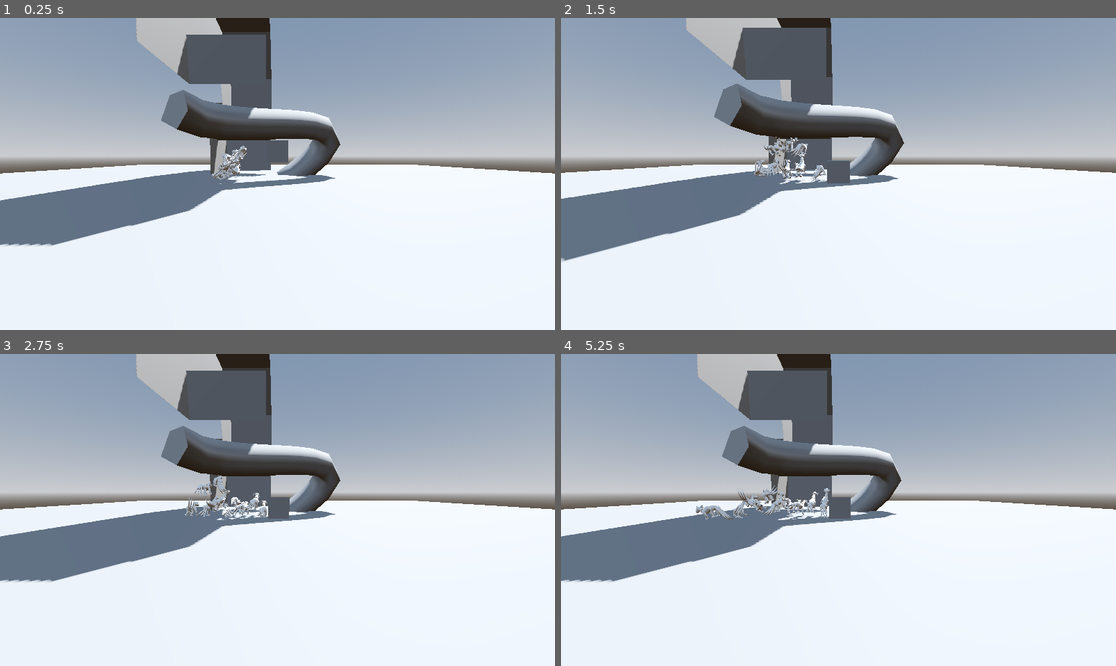
Above: before the commit, frames 1-4 (two rows, left to right).
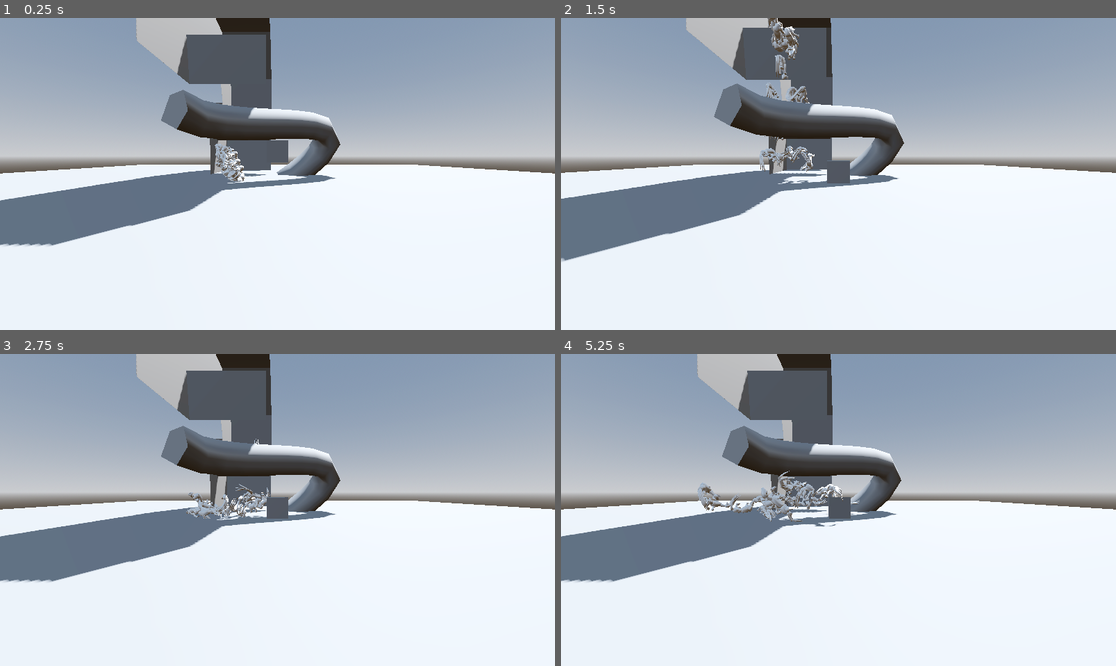
Above: after the commit, the same moments.

Repository: CE-Studio/floppingfluffs
Game: Godot game, scene res://node_3d.tscn
Two runs of this game, one before a commit and one after it. Both use one fixed random seed, a clock stepped at 60 frames per second and the inputs below.
Inputs (mouse positions are in pixels of both pictures, inside the frame that each line leads up to):
- Up to frame 1 (0.25 s): no input
- Up to frame 2 (1.5 s): move the mouse to (960, 158) at 0.52 s; click (960, 158) at 0.6 s; move the mouse to (727, 189) at 1.27 s; tap Mouse wheel up (zoom_in) at 1.35 s; click (727, 189) at 1.42 s
- Up to frame 3 (2.75 s): move the mouse to (333, 441) at 2.02 s; tap Mouse wheel down (zoom_out) at 2.1 s; click (333, 441) at 2.17 s
- Up to frame 4 (5.25 s): move the mouse to (810, 572) at 2.77 s; click (810, 572) at 2.85 s; move the mouse to (1005, 556) at 3.52 s; tap Mouse wheel up (zoom_in) at 3.6 s; click (1005, 556) at 3.67 s; move the mouse to (672, 463) at 4.27 s; tap Mouse wheel down (zoom_out) at 4.35 s; click (672, 463) at 4.42 s; move the mouse to (866, 510) at 5.02 s; click (866, 510) at 5.1 s

The runs differ from the first frame. In frame 1, 0.4% of the frame differs, in the area x 38-45%, y 40-54%; in frame 2, 1.4%; in frame 3, 0.9%; in frame 4, 1.6%, in the area x 24-54%, y 37-56%.

Commit message:
a

Diff:
--- a/node_3d.tscn
+++ b/node_3d.tscn
@@ -1,10 +1,9 @@
-[gd_scene load_steps=10 format=3 uid="uid://bnrn1swk3ml1e"]
+[gd_scene load_steps=9 format=3 uid="uid://bnrn1swk3ml1e"]
 
 [ext_resource type="PackedScene" uid="uid://db3jswprqpd1k" path="res://player_camera.tscn" id="1_a202f"]
 [ext_resource type="PackedScene" uid="uid://btaghitysnvmv" path="res://rigid_body_3d.tscn" id="2_noarx"]
 [ext_resource type="PackedScene" uid="uid://bsb008osxuluk" path="res://pipe.tscn" id="3_a0tk4"]
 [ext_resource type="PackedScene" uid="uid://y7pjq5topdi8" path="res://parts/kerf.tscn" id="4_r3fl7"]
-[ext_resource type="PackedScene" uid="uid://dgacr0smtpm3t" path="res://models/kerfhead.tscn" id="5_jka67"]
 
 [sub_resource type="ProceduralSkyMaterial" id="ProceduralSkyMaterial_a202f"]
 sky_horizon_color = Color(0.662243, 0.671743, 0.686743, 1)
@@ -97,5 +96,32 @@
 [node name="Kerf10" parent="." instance=ExtResource("4_r3fl7")]
 transform = Transform3D(1, 0, 0, 0, 1, 0, 0, 0, 1, -2.41023, 1.34883, -0.338776)
 
-[node name="kerfhead" parent="." instance=ExtResource("5_jka67")]
-transform = Transform3D(1, 0, 0, 0, 1, 0, 0, 0, 1, -2.35376, 1.0304, -1.91595)
+[node name="Kerf11" parent="." instance=ExtResource("4_r3fl7")]
+transform = Transform3D(1, 0, 0, 0, 1, 0, 0, 0, 1, -2.41023, 1.34883, -0.338776)
+
+[node name="Kerf12" parent="." instance=ExtResource("4_r3fl7")]
+transform = Transform3D(1, 0, 0, 0, 1, 0, 0, 0, 1, -2.41023, 1.34883, -0.338776)
+
+[node name="Kerf13" parent="." instance=ExtResource("4_r3fl7")]
+transform = Transform3D(1, 0, 0, 0, 1, 0, 0, 0, 1, -2.41023, 1.34883, -0.338776)
+
+[node name="Kerf14" parent="." instance=ExtResource("4_r3fl7")]
+transform = Transform3D(1, 0, 0, 0, 1, 0, 0, 0, 1, -2.41023, 1.34883, -0.338776)
+
+[node name="Kerf15" parent="." instance=ExtResource("4_r3fl7")]
+transform = Transform3D(1, 0, 0, 0, 1, 0, 0, 0, 1, -2.41023, 1.34883, -0.338776)
+
+[node name="Kerf16" parent="." instance=ExtResource("4_r3fl7")]
+transform = Transform3D(1, 0, 0, 0, 1, 0, 0, 0, 1, -2.41023, 1.34883, -0.338776)
+
+[node name="Kerf17" parent="." instance=ExtResource("4_r3fl7")]
+transform = Transform3D(1, 0, 0, 0, 1, 0, 0, 0, 1, -2.41023, 1.34883, -0.338776)
+
+[node name="Kerf18" parent="." instance=ExtResource("4_r3fl7")]
+transform = Transform3D(1, 0, 0, 0, 1, 0, 0, 0, 1, -2.41023, 1.34883, -0.338776)
+
+[node name="Kerf19" parent="." instance=ExtResource("4_r3fl7")]
+transform = Transform3D(1, 0, 0, 0, 1, 0, 0, 0, 1, -2.41023, 1.34883, -0.338776)
+
+[node name="Kerf20" parent="." instance=ExtResource("4_r3fl7")]
+transform = Transform3D(1, 0, 0, 0, 1, 0, 0, 0, 1, -2.41023, 1.34883, -0.338776)
--- a/parts/kerf.tscn
+++ b/parts/kerf.tscn
@@ -1,12 +1,29 @@
-[gd_scene load_steps=6 format=3 uid="uid://y7pjq5topdi8"]
+[gd_scene load_steps=13 format=3 uid="uid://y7pjq5topdi8"]
 
 [ext_resource type="Script" uid="uid://dr5qpgp623vtn" path="res://parts/kerfzel.gd" id="1_j8y7j"]
 [ext_resource type="PackedScene" uid="uid://ta0q78l0u8yn" path="res://models/kerfbody.tscn" id="2_yvu7o"]
 [ext_resource type="PackedScene" uid="uid://bgsmpeum0ua8l" path="res://models/kerfpelvis.tscn" id="3_yvu7o"]
 [ext_resource type="Script" uid="uid://dlh823jfvksyx" path="res://parts/ray_cast_3d.gd" id="4_gf8oa"]
+[ext_resource type="AudioStream" uid="uid://b0iqqtsmtp3n" path="res://sound/kerfspeak-01.wav" id="5_6k8du"]
+[ext_resource type="AudioStream" uid="uid://snffnqygnjgt" path="res://sound/kerfspeak-02.wav" id="6_itrqo"]
+[ext_resource type="AudioStream" uid="uid://bwik3dynhpuvx" path="res://sound/kerfspeak-03.wav" id="7_ccpkw"]
+[ext_resource type="AudioStream" uid="uid://ctffv6j0v5e07" path="res://sound/kerfspeak-04.wav" id="8_aop6a"]
+[ext_resource type="AudioStream" uid="uid://b7wbbvh87a7k1" path="res://sound/kerfspeak-05.wav" id="9_xg16f"]
+[ext_resource type="AudioStream" uid="uid://x8250bouoymc" path="res://sound/kerfspeak-00.wav" id="10_ioipr"]
 
 [sub_resource type="CapsuleShape3D" id="CapsuleShape3D_gf8oa"]
-radius = 0.3
+radius = 0.213022
+height = 1.09219
+
+[sub_resource type="AudioStreamRandomizer" id="AudioStreamRandomizer_tfkw3"]
+random_pitch = 1.2
+streams_count = 6
+stream_0/stream = ExtResource("5_6k8du")
+stream_1/stream = ExtResource("6_itrqo")
+stream_2/stream = ExtResource("7_ccpkw")
+stream_3/stream = ExtResource("8_aop6a")
+stream_4/stream = ExtResource("9_xg16f")
+stream_5/stream = ExtResource("10_ioipr")
 
 [node name="Kerf" type="RigidBody3D"]
 collision_layer = 3
@@ -36,5 +53,15 @@
 script = ExtResource("4_gf8oa")
 power = 10.0
 
+[node name="AudioStreamPlayer3D" type="AudioStreamPlayer3D" parent="."]
+stream = SubResource("AudioStreamRandomizer_tfkw3")
+
+[node name="Timer" type="Timer" parent="."]
+one_shot = true
+autostart = true
+
+[connection signal="timeout" from="Timer" to="." method="_on_timer_timeout"]
+[connection signal="timeout" from="Timer" to="AudioStreamPlayer3D" method="play"]
+
 [editable path="kerfbody"]
 [editable path="kerfpelvis"]
--- a/parts/kerfzel.gd
+++ b/parts/kerfzel.gd
@@ -18,6 +18,15 @@
 @export_range(1, 2) var legs:int = 1
 @export_range(1, 3) var nostrils:int = 1
 @export_range(0.8, 2.0) var size:float = 1
+@export var happi := 0.0
+
+
+var newpos:
+	set(val):
+		if val is Vector3:
+			newpos = val
+		if val == null:
+			newpos = val
 
 
 func _ready() -> void:
@@ -29,3 +38,26 @@
 		n.material_override = mat
 	for i in n.get_children():
 		_recur_mat(i)
+
+
+func _physics_process(delta: float) -> void:
+	if position.y < -10:
+		newpos = Vector3(0, 10, 0)
+
+
+func _integrate_forces(state:PhysicsDirectBodyState3D) -> void:
+	if newpos != null:
+		state.linear_velocity = Vector3.ZERO
+		var t := state.get_transform()
+		t.origin = newpos
+		global_position = newpos
+		state.transform = t
+		newpos = null
+
+
+func _on_timer_timeout() -> void:
+	apply_central_impulse(Vector3.UP * 3)
+	if randf_range(0, 10) > 9:
+		$Timer.start(randf_range(20, 120))
+	else:
+		$Timer.start(randf_range(0.5, 2))
--- a/project.godot
+++ b/project.godot
@@ -18,6 +18,10 @@
 [autoload]
 
 DebugMenu="*res://debug_menu.tscn"
+
+[editor]
+
+movie_writer/movie_file="/home/clarence112/Documents/gdrenders/floppy/fluffs.avi"
 
 [input]
 
Not shown, added: sound/kerfspeak-00.wav.import
Not shown, added: sound/kerfspeak-01.wav.import
Not shown, added: sound/kerfspeak-02.wav.import
Not shown, added: sound/kerfspeak-03.wav.import
Not shown, added: sound/kerfspeak-04.wav.import
Not shown, added: sound/kerfspeak-05.wav.import
Not shown, added: sound/kerfspeak-00.wav
Not shown, added: sound/kerfspeak-01.wav
Not shown, added: sound/kerfspeak-02.wav
Not shown, added: sound/kerfspeak-03.wav
Not shown, added: sound/kerfspeak-04.wav
Not shown, added: sound/kerfspeak-05.wav
